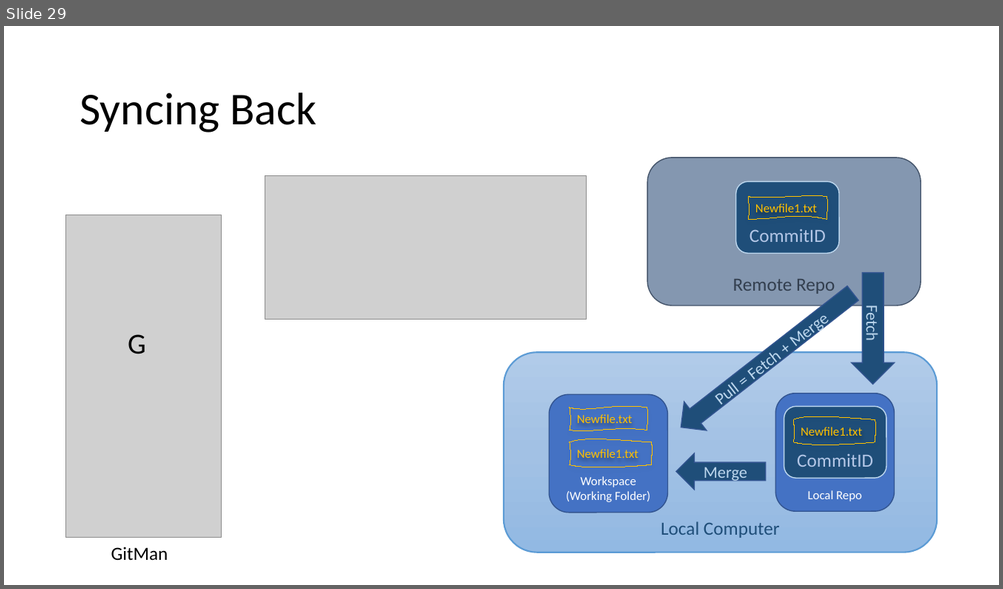
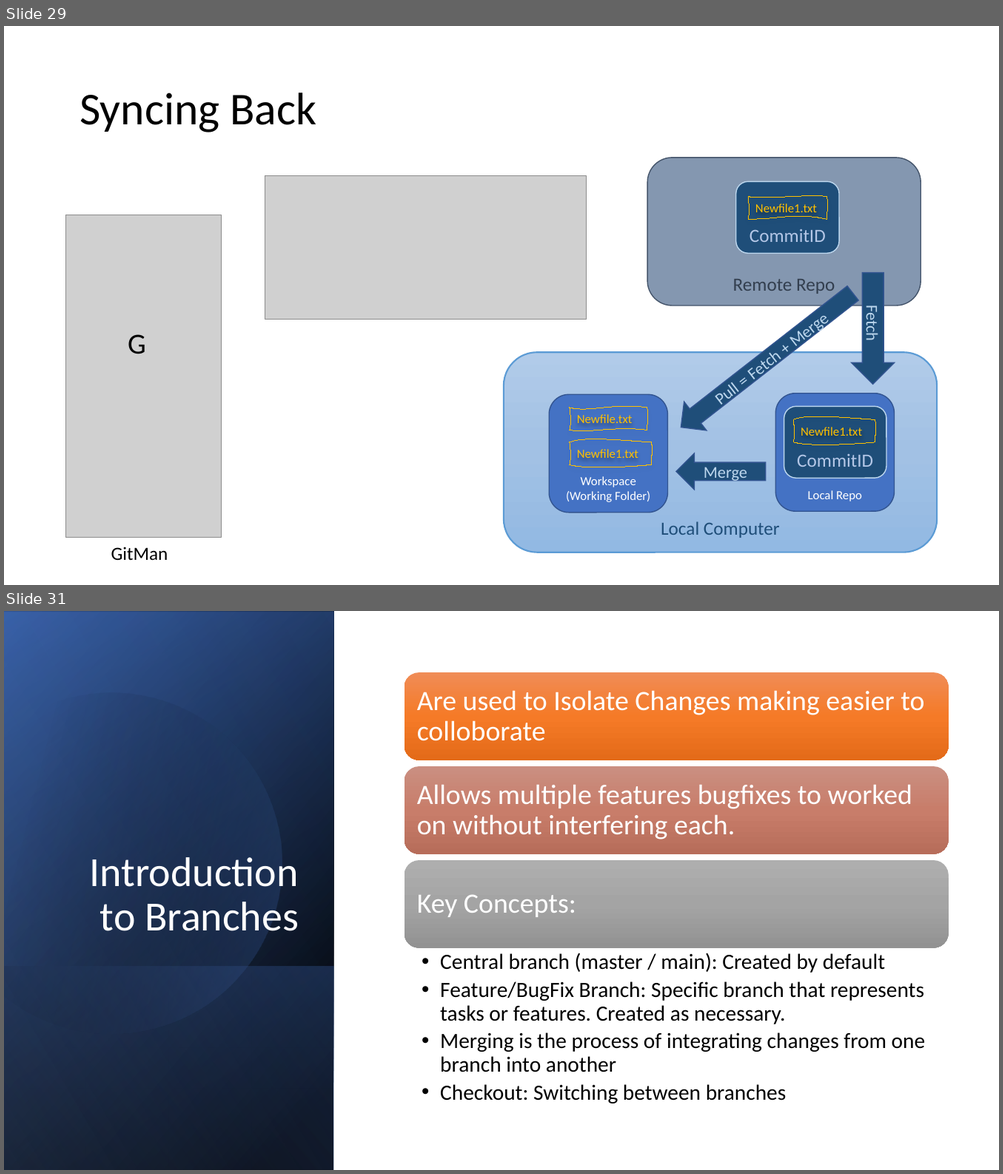
Before and after one commit to LearnWithCSA/GitWorkshop, a slide deck: SlideDeck/Git for Infra.pptx. Shown one above the other, each under a label of ours: slide 29 before the commit, slides 29 and 31 after it; the slides between them are not shown. The pictures are 1003x589 and 1003x1174 pixels, drawn with LibreOffice and Linux fonts; fonts in the diff are those of the drawing; grey boxes stand for pictures. Boxes give left, top, right and bottom in pixels: in the first picture for what was removed or moved away, otherwise in the second. Text is boxed around its words. In the diff, an @@ line names an element or a change of style, - is before the commit and + after.

```diff
--- a/SlideDeck/Git for Infra.pptx
+++ b/SlideDeck/Git for Infra.pptx
@@ slide 31 added at (x1=4, y1=611, x2=999, y2=1170), background #FFFFFF @@
@@ rectangle added at (x1=4, y1=611, x2=334, y2=1170), fill gradient #000000 to #2F5597 @@
@@ rectangle added at (x1=4, y1=612, x2=334, y2=1170), fill gradient #000000 to #4472C4 @@
@@ rectangle added at (x1=4, y1=611, x2=334, y2=1170), fill gradient #000000 to #8FAADC @@
@@ freeform shape added at (x1=4, y1=652, x2=323, y2=1068), fill gradient #000000 to #4472C4 @@
@@ title added at (x1=90, y1=857, x2=299, y2=931), 40 pt, text #FFFFFF @@
+Introduction to Branches
@@ group added at (x1=404, y1=673, x2=948, y2=1104): 4 texts, 3 rounded rectangles @@
+Are used to Isolate Changes making easier to colloborate
+Allows multiple features bugfixes to worked on without interfering each.
+Key Concepts:
+  • Central branch (master / main): Created by default
+  • Feature/BugFix Branch: Specific branch that represents tasks or features. Created as necessary.
+  • Merging is the process of integrating changes from one branch into another
+  • Checkout: Switching between branches
@@ rectangle added at (x1=4, y1=966, x2=334, y2=1170), fill gradient #4472C4 to #000000 @@
```
Also in this commit, not shown: 4 slides changed, 10 other slides added, 1 slide removed, 2 other files.
